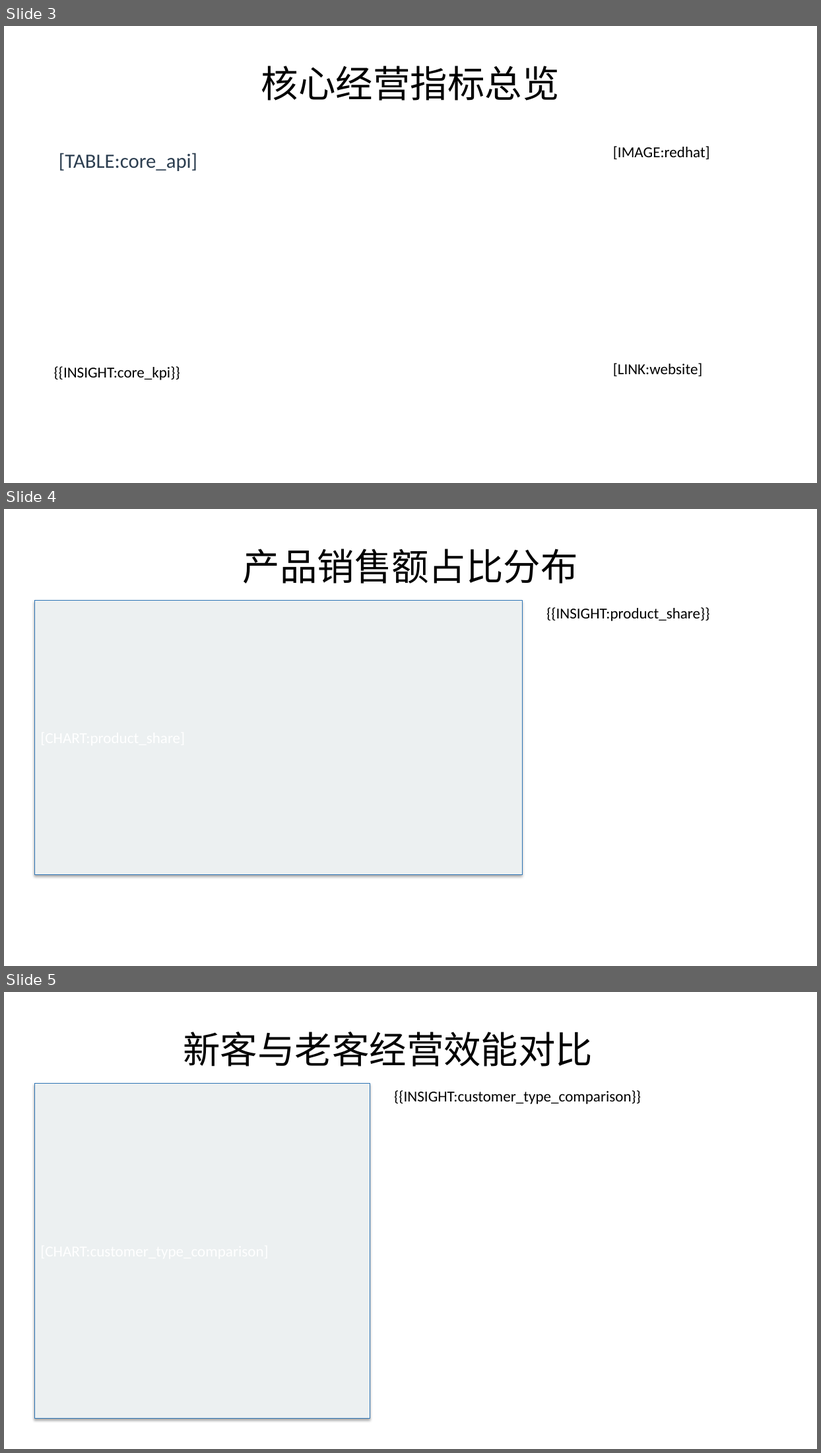
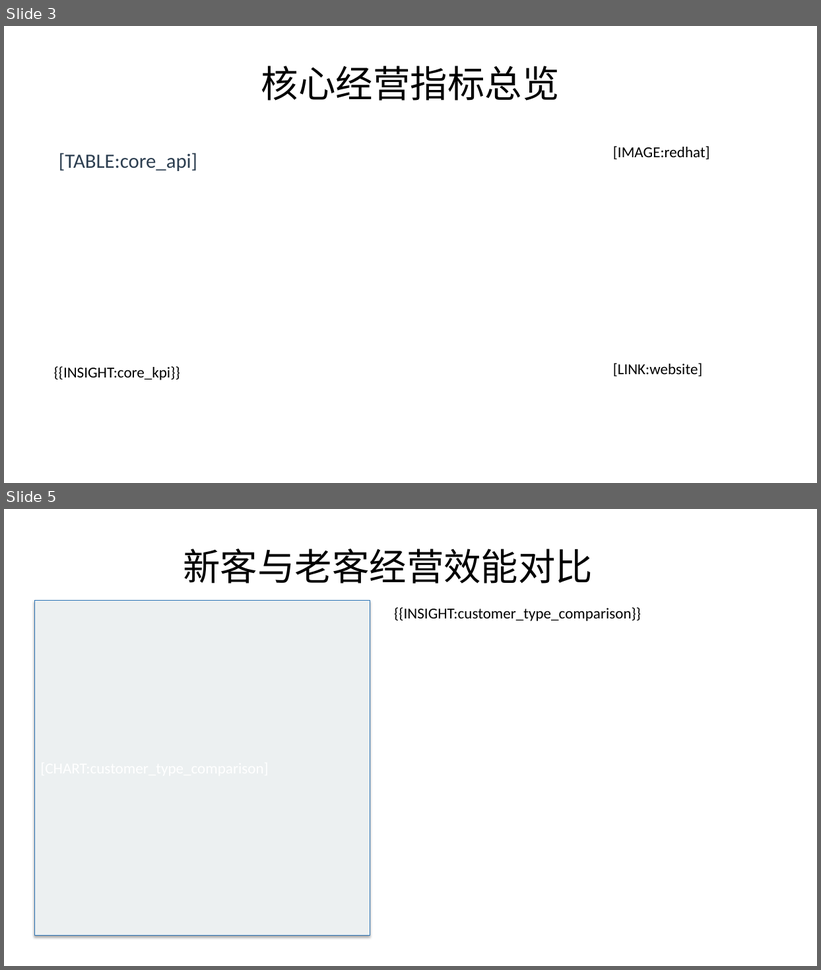
Before and after one commit to lijiahao1996/PPT-Automation, a slide deck: templates/新的报告模板.pptx. Shown one above the other, each under a label of ours: slides 3, 4 and 5 before the commit, slides 3 and 5 after it; the slides between them are not shown. The pictures are 821x1453 and 821x970 pixels, drawn with LibreOffice and Linux fonts; fonts in the diff are those of the drawing. Boxes give left, top, right and bottom in pixels: in the first picture for what was removed or moved away, otherwise in the second. Text is boxed around its words. In the diff, an @@ line names an element or a change of style, - is before the commit and + after.

```diff
--- a/templates/新的报告模板.pptx
+++ b/templates/新的报告模板.pptx
@@ slide 4 removed at <box>4,509,817,966</box>, background #FFFFFF @@
@@ title removed at <box>243,549,578,584</box> @@
-产品销售额占比分布
@@ rectangle removed at <box>34,601,523,875</box> @@
@@ text removed at <box>547,607,710,621</box> @@
-{{INSIGHT:product_share}}
```
Also in this commit, not shown: 5 slides changed, 1 slide added, 4 other files.
